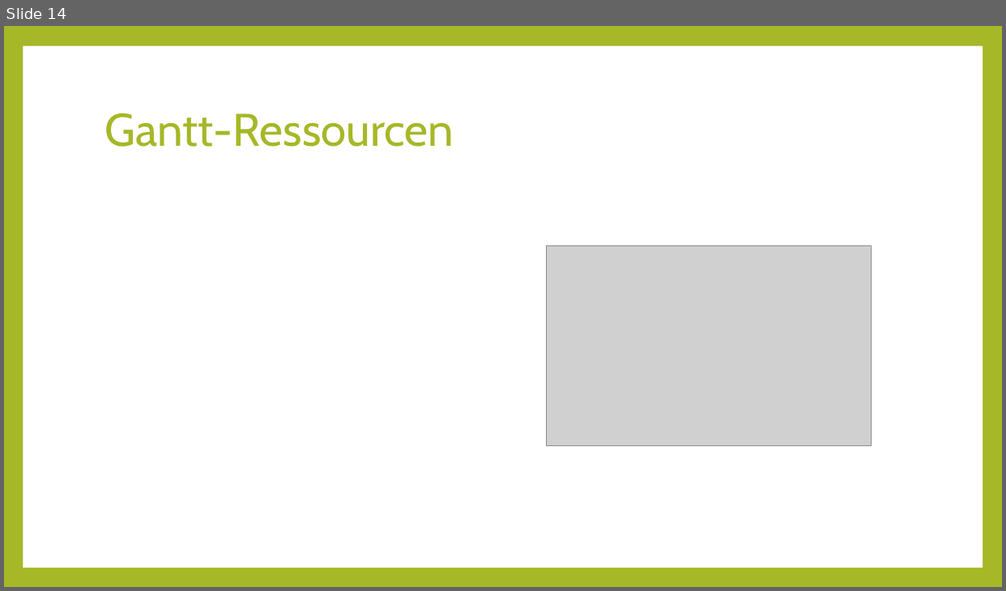
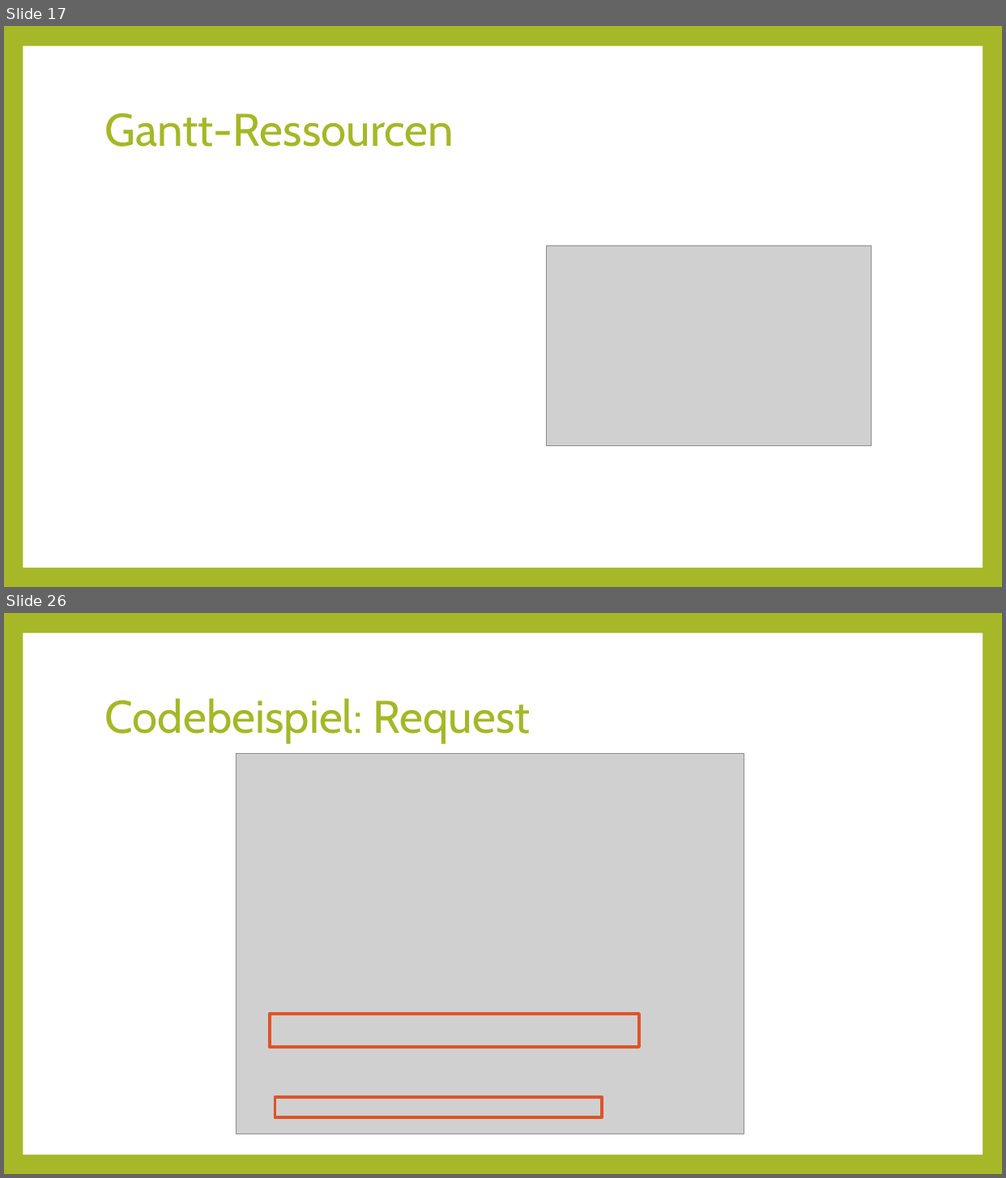
Before and after one commit to Kulu-M/KanBan-App, a slide deck: KanBan-App/Documents/Abschlusspräsentation/Projektmanagement.pptx. Shown one above the other, each under a label of ours: slide 14 before the commit, slides 17 and 26 after it; the slides between them are not shown. The pictures are 1006x591 and 1006x1178 pixels, drawn with LibreOffice and Linux fonts; fonts in the diff are those of the drawing; grey boxes stand for pictures. Boxes give left, top, right and bottom in pixels: in the first picture for what was removed or moved away, otherwise in the second. Text is boxed around its words. In the diff, an @@ line names an element or a change of style, - is before the commit and + after.

```diff
--- a/KanBan-App/Documents/Abschlusspräsentation/Projektmanagement.pptx
+++ b/KanBan-App/Documents/Abschlusspräsentation/Projektmanagement.pptx
@@ slide 26 added at (4, 613, 1002, 1174), background #A6B727; not listed: 1 template element that a slide beside it also shows @@
@@ title added at (105, 698, 530, 743), 44 pt, text #A6B727 @@
+Codebeispiel: Request
@@ picture added at (236, 754, 744, 1135) @@
@@ rectangle added at (270, 1014, 640, 1047), outline #DF5327 3 pt @@
@@ rectangle added at (275, 1097, 602, 1118), outline #DF5327 3 pt @@
@@ what was slide 14 is now slide 17 @@
```
Also in this commit, not shown: 9 slides changed, 7 other slides added, 4 slides removed.
